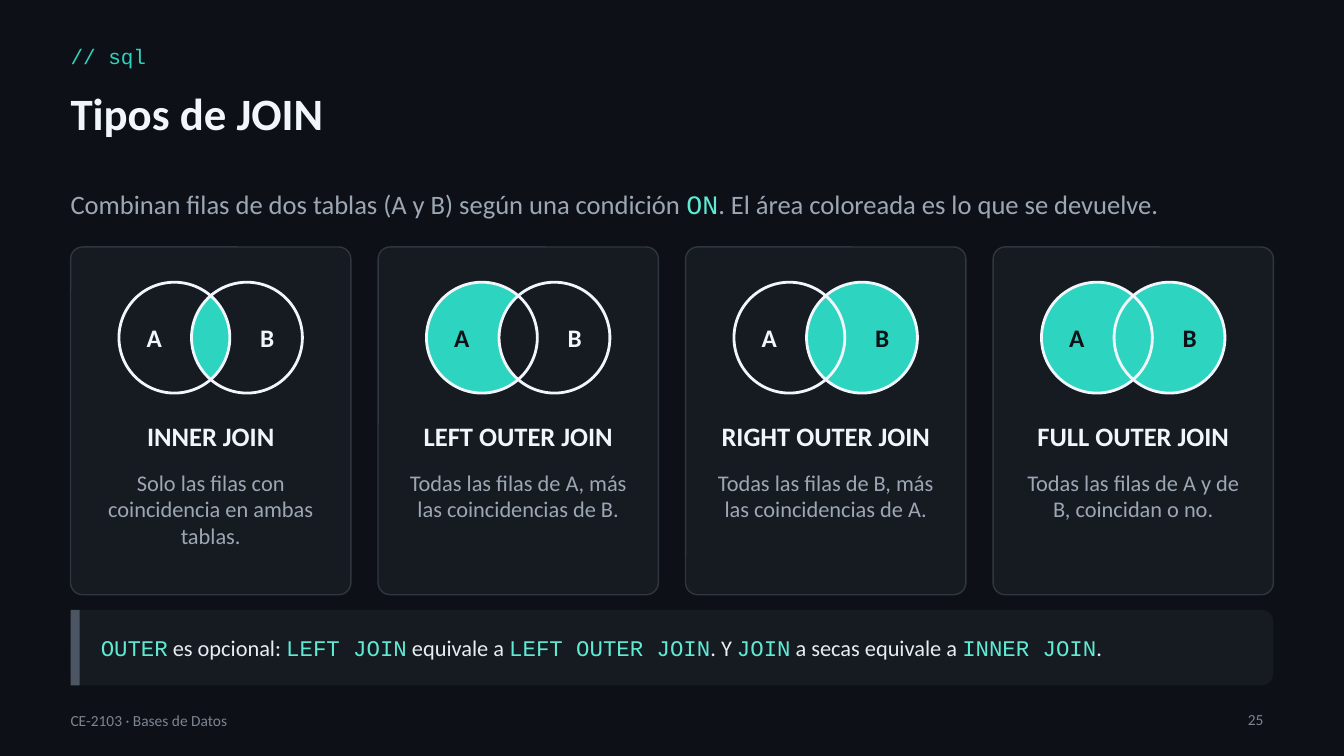
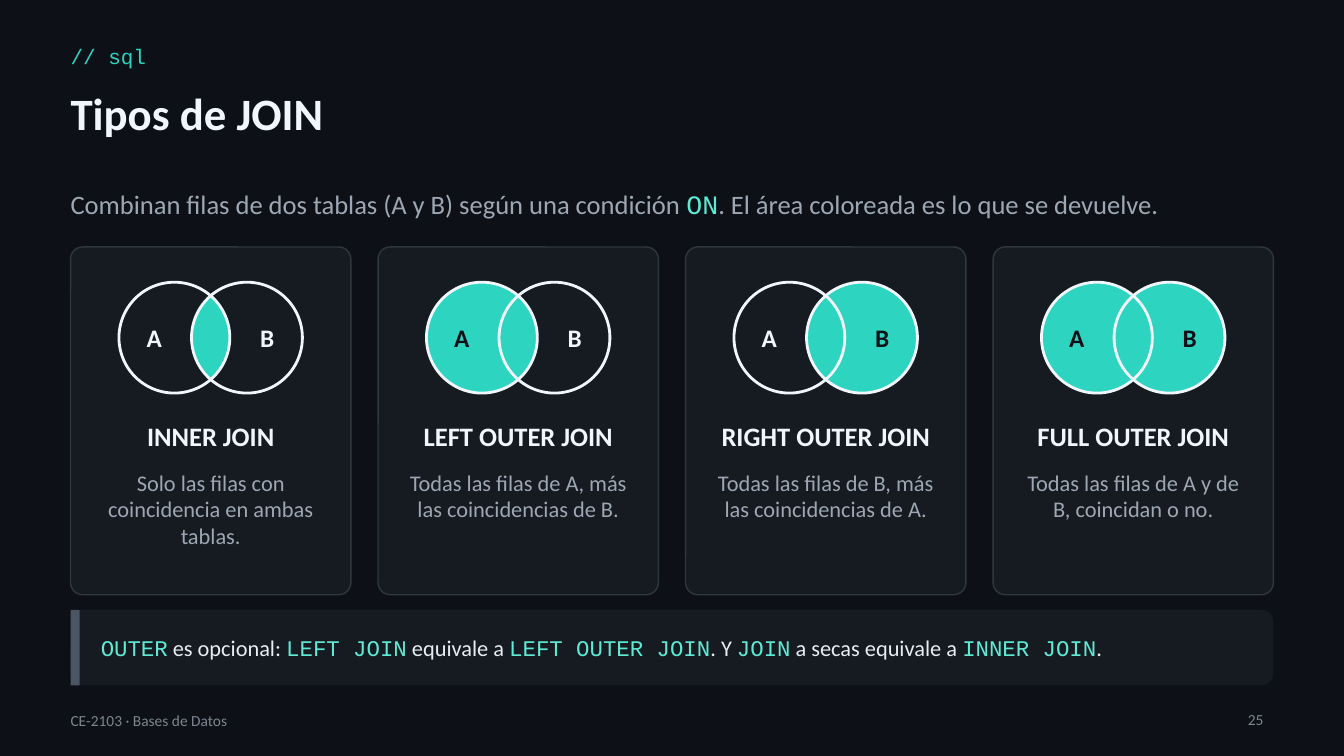
Before and after one commit to itcr-computer-engineering/data-structures-and-algorithms, a slide deck: slide 25 of presentaciones/ce-2103/Lección 08 - Bases de Datos.pptx. Drawn at 1344x756 pixels with LibreOffice and Linux fonts; fonts in the diff are those of the drawing. Boxes give left, top, right and bottom in pixels: in the first picture for what was removed or moved away, otherwise in the second. Text is boxed around its words. In the diff, an @@ line names an element or a change of style, - is before the commit and + after.

```diff
--- a/presentaciones/ce-2103/Lección 08 - Bases de Datos.pptx
+++ b/presentaciones/ce-2103/Lección 08 - Bases de Datos.pptx
@@ freeform shape added at <box>499,295,537,379</box>, fill #2DD4BF @@
```
Also in this commit, not shown: 2 other files.
